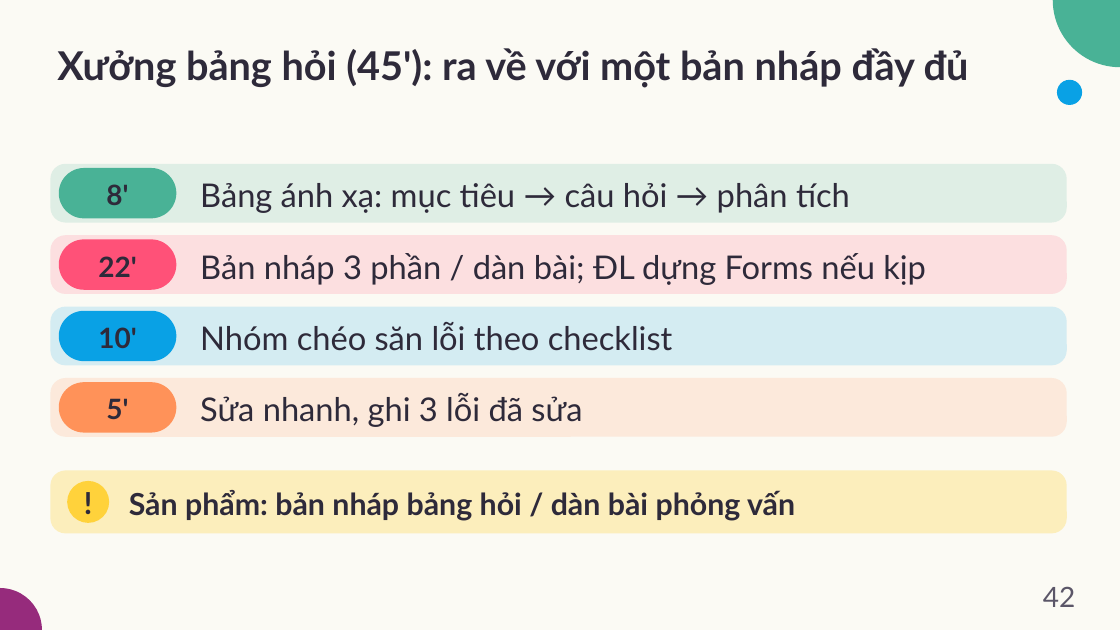
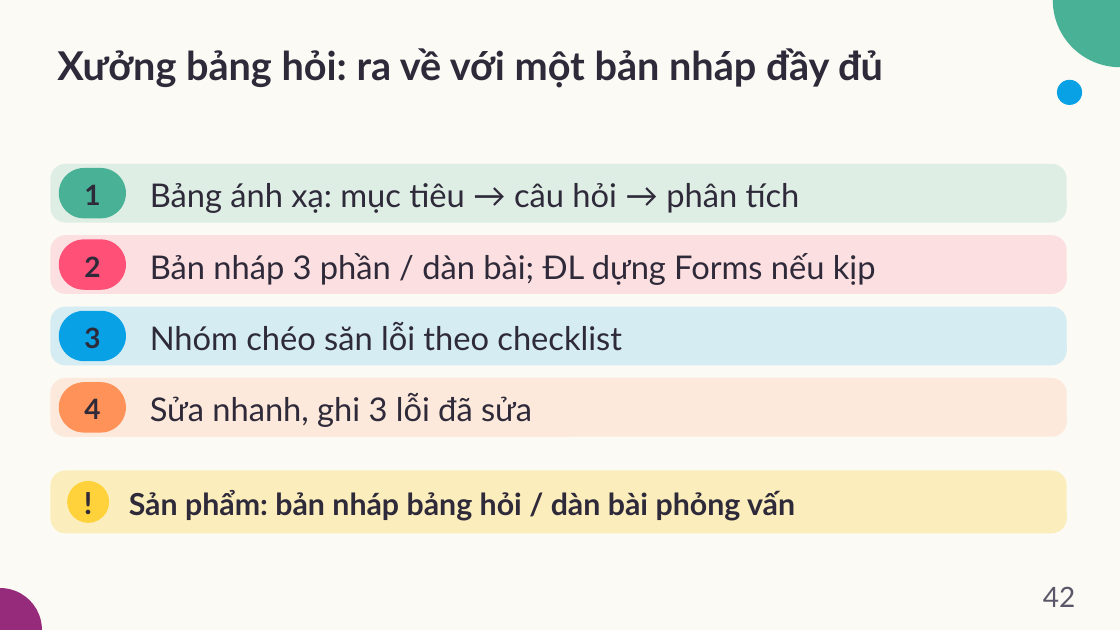
Before and after one commit to dnbaoquyen/academic-pptx-skill, a slide deck: slide 42 of mkt1107/output/MKT1107_W10_slides.pptx. Drawn at 1120x630 pixels with LibreOffice and Linux fonts; fonts in the diff are those of the drawing. Boxes give left, top, right and bottom in pixels: in the first picture for what was removed or moved away, otherwise in the second. Text is boxed around its words. In the diff, an @@ line names an element or a change of style, - is before the commit and + after.

```diff
--- a/mkt1107/output/MKT1107_W10_slides.pptx
+++ b/mkt1107/output/MKT1107_W10_slides.pptx
@@ title at <box>57,48,883,88</box>: text changed @@
-Xưởng bảng hỏi (45'): ra về với một bản nháp đầy đủ
+Xưởng bảng hỏi: ra về với một bản nháp đầy đủ
@@ rounded rectangle: place and size @@
-rounded rectangle at <box>59,168,176,218</box>
+rounded rectangle at <box>59,168,126,218</box>
@@ text "Bảng ánh xạ: mục tiêu ...": place and size @@
-text "Bảng ánh xạ: mục tiêu ..." at <box>200,183,850,213</box>
+text "Bảng ánh xạ: mục tiêu ..." at <box>150,183,800,213</box>
@@ text at <box>84,185,100,205</box>: text changed @@
-8'
+1
@@ rounded rectangle: place and size @@
-rounded rectangle at <box>59,239,176,290</box>
+rounded rectangle at <box>59,239,126,290</box>
@@ text "Bản nháp 3 phần / ...": place and size @@
-text "Bản nháp 3 phần / ..." at <box>200,253,926,285</box>
+text "Bản nháp 3 phần / ..." at <box>150,253,876,285</box>
@@ text at <box>84,256,100,277</box>: text changed @@
-22'
+2
@@ rounded rectangle: place and size @@
-rounded rectangle at <box>59,311,176,361</box>
+rounded rectangle at <box>59,311,126,361</box>
@@ text at <box>84,327,100,348</box>: text changed @@
-10'
+3
@@ text "Nhóm chéo săn lỗi theo ...": place and size @@
-text "Nhóm chéo săn lỗi theo ..." at <box>200,322,673,351</box>
+text "Nhóm chéo săn lỗi theo ..." at <box>150,322,622,351</box>
@@ rounded rectangle: place and size @@
-rounded rectangle at <box>59,382,176,433</box>
+rounded rectangle at <box>59,382,126,433</box>
@@ text "Sửa nhanh, ghi 3 lỗi ...": place and size @@
-text "Sửa nhanh, ghi 3 lỗi ..." at <box>200,393,582,427</box>
+text "Sửa nhanh, ghi 3 lỗi ..." at <box>150,393,532,427</box>
@@ text at <box>84,398,100,419</box>: text changed @@
-5'
+4
```
Also in this commit, not shown: 11 other slides changed, 21 other files.
